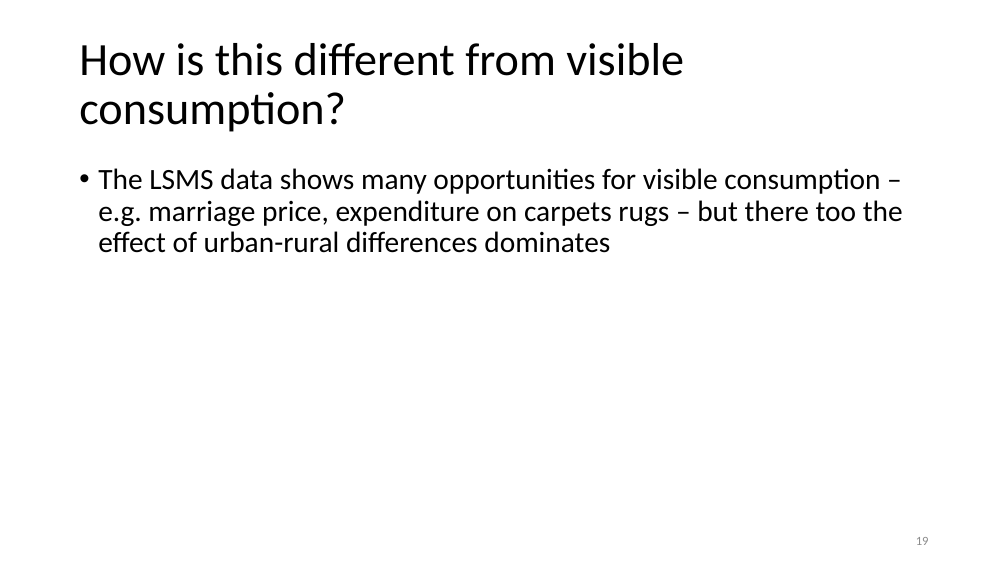
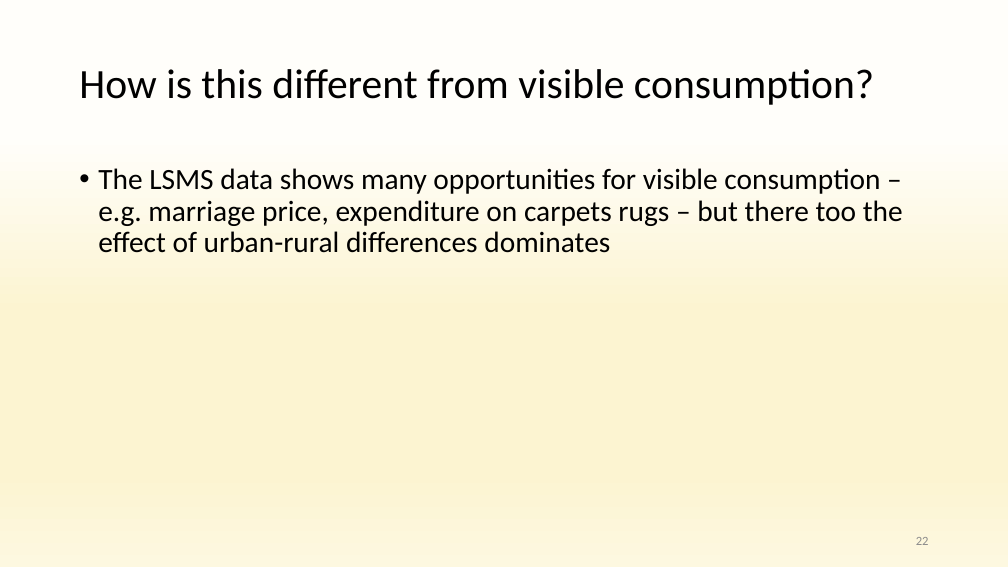
Before and after one commit to anuragr81/research, a slide deck: slide 22 of consumption/presentationOct2021.pptx (slide 19 before the commit). Drawn at 1008x567 pixels with LibreOffice and Linux fonts; fonts in the diff are those of the drawing; background and template pictures are left out. Boxes give left, top, right and bottom in pixels: in the first picture for what was removed or moved away, otherwise in the second. Text is boxed around its words. In the diff, an @@ line names an element or a change of style, - is before the commit and + after.

```diff
--- a/consumption/presentationOct2021.pptx
+++ b/consumption/presentationOct2021.pptx
@@ background #FFFFFF to gradient #FFFEFA to #FCF4D1 to #FDF8E0 @@
@@ title "How is this different from ..." at box(79, 69, 874, 105): size 33 to 29.7 pt @@
@@ page number at box(916, 537, 929, 545): text changed @@
-19
+22
```
Also in this commit, not shown: 19 other slides changed, 4 slides added, 5 other files.
